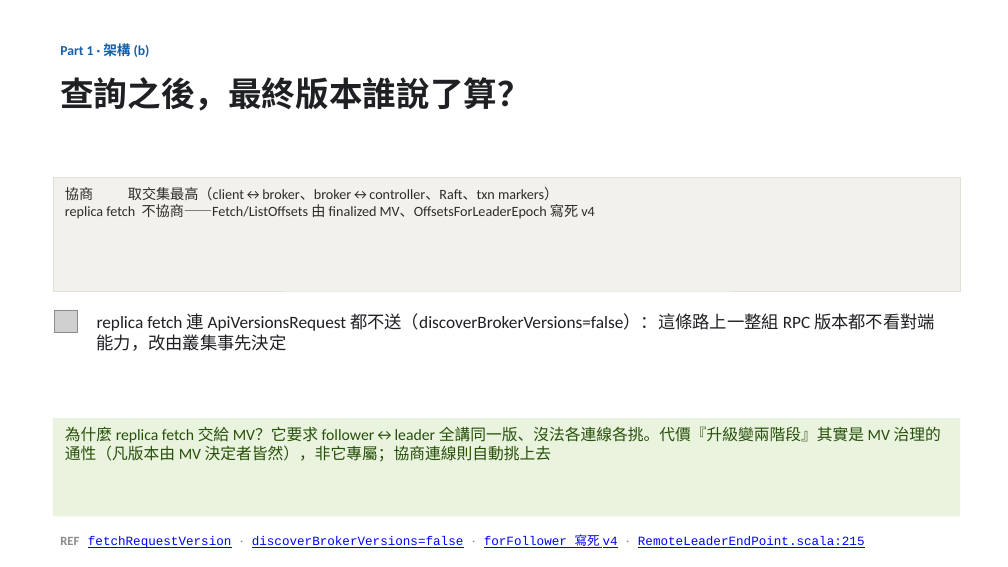
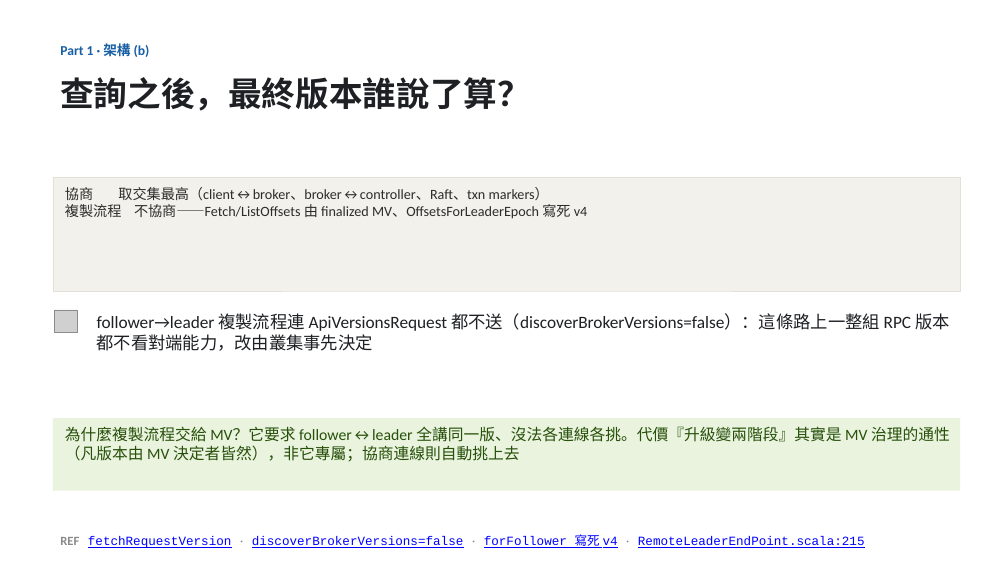
Before and after one commit to unknowntpo/kafka, a slide deck: slide 6 of study/version-control/kafka-version-negotiation.pptx. Drawn at 1008x567 pixels with LibreOffice and Linux fonts; fonts in the diff are those of the drawing; grey boxes stand for pictures. Boxes give left, top, right and bottom in pixels: in the first picture for what was removed or moved away, otherwise in the second. Text is boxed around its words. In the diff, an @@ line names an element or a change of style, - is before the commit and + after.

Commit message:
study(version-control): 連線改名「follower→leader 複製流程」——replica fetch 是 RPC 角色非連線名
- 該路徑本質是複製流程（對齊 OffsetsForLeaderEpoch → 定位 ListOffsets → 抓資料 Fetch，三支輪流走同一 blockingSender）
- deck 架構(a)/(b)、Recap、quiz 0：連線一律稱「複製流程」，Fetch 只指 RPC；replica fetch 保留給舉例張（Fetch 的 replica 身分）
- rpc-version-selection.md 同步用詞

```diff
--- a/study/version-control/kafka-version-negotiation.pptx
+++ b/study/version-control/kafka-version-negotiation.pptx
@@ text in rectangle at [65,204,588,219]: text changed @@
-replica fetch 不協商——Fetch/ListOffsets 由 finalized MV、OffsetsForLeaderEpoch 寫死 v4
+複製流程 不協商——Fetch/ListOffsets 由 finalized MV、OffsetsForLeaderEpoch 寫死 v4
@@ text at [97,313,950,351]: text changed @@
-replica fetch 連 ApiVersionsRequest 都不送（discoverBrokerVersions=false）：這條路上一整組 RPC 版本都不看對端能力，改由叢集事先決定
+follower→leader 複製流程連 ApiVersionsRequest 都不送（discoverBrokerVersions=false）：這條路上一整組 RPC 版本都不看對端能力，改由叢集事先決定
@@ rectangle "為什麼複製流程交給 MV？它要求 follower↔leader 全講同一版、沒法各連線各挑。代價『升級變兩階段』其實是 ...": place and size @@
-rectangle "為什麼複製流程交給 MV？它要求 follower↔leader 全講同一版、沒法各連線各挑。代價『升級變兩階段』其實是 ..." at [53,418,960,516]
+rectangle "為什麼複製流程交給 MV？它要求 follower↔leader 全講同一版、沒法各連線各挑。代價『升級變兩階段』其實是 ..." at [53,418,960,491]
@@ text in rectangle at [65,426,950,462]: text changed @@
-為什麼 replica fetch 交給 MV？它要求 follower↔leader 全講同一版、沒法各連線各挑。代價『升級變兩階段』其實是 MV 治理的通性（凡版本由 MV 決定者皆然），非它專屬；協商連線則自動挑上去
+為什麼複製流程交給 MV？它要求 follower↔leader 全講同一版、沒法各連線各挑。代價『升級變兩階段』其實是 MV 治理的通性（凡版本由 MV 決定者皆然），非它專屬；協商連線則自動挑上去
```
Also in this commit, not shown: 4 other slides changed, 2 other files.
